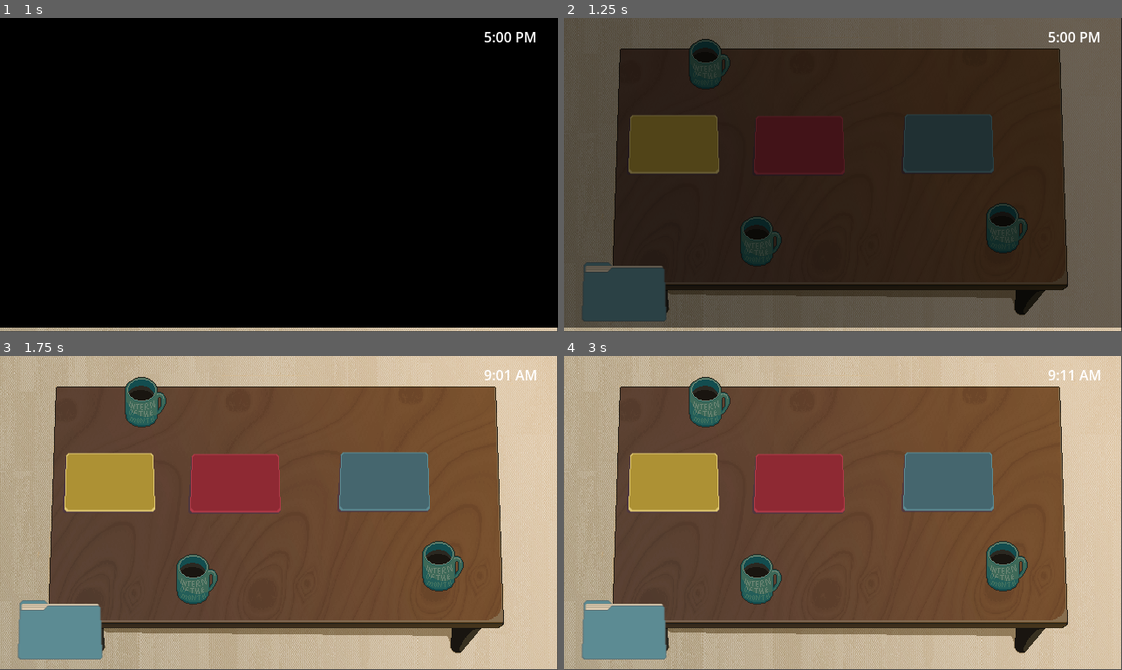
Above: before the commit, frames 1-4 (two rows, left to right).
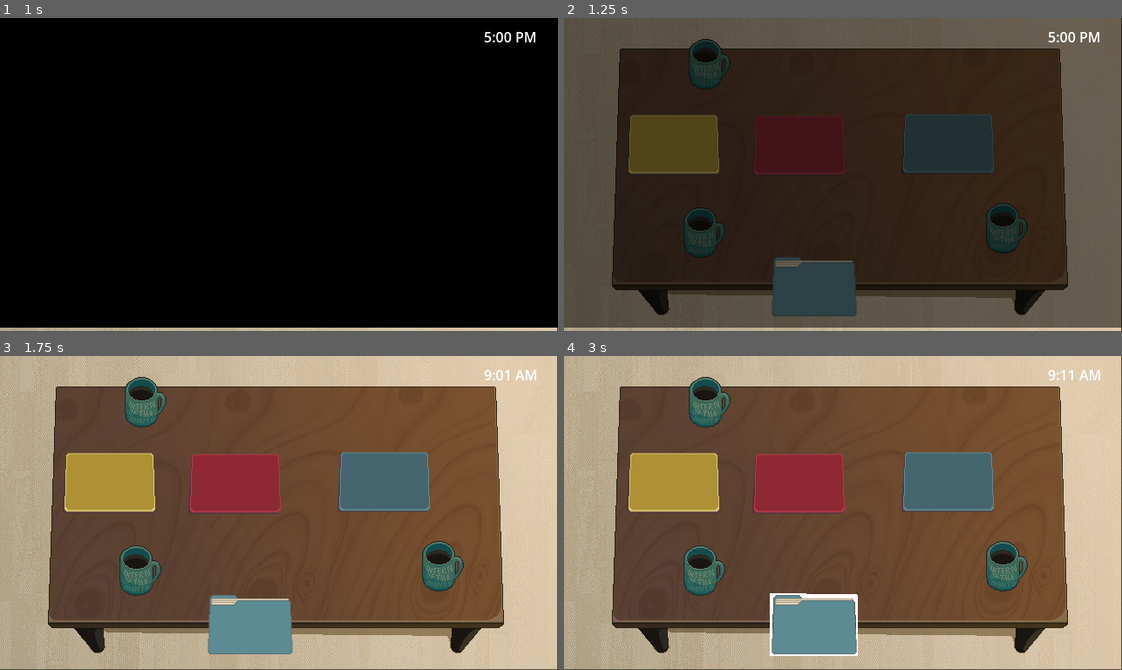
Above: after the commit, the same moments.

Repository: milk9111/godot-wild-jam-79
Game: Godot game, scene res://game.tscn
The game is run twice, just before and just after one commit, with the same random seed, the same clock (stepped at 60 frames per second) and the same inputs.
Inputs (mouse positions are in pixels of both pictures, inside the frame that each line leads up to):
- Up to frame 1 (1 s): tap Enter at 0.5 s; move the mouse to (401, 159) at 0.52 s
- Up to frame 2 (1.25 s): no input
- Up to frame 3 (1.75 s): move the mouse to (167, 528) at 1.27 s
- Up to frame 4 (3 s): tap Space (debug_nudged_obstacle) at 2 s; move the mouse to (898, 443) at 2.02 s; move the mouse to (815, 575) at 2.77 s

Frame 1 is identical in both runs. In frame 2, 6.2% of the frame differs, in the area x 3-53%, y 60-97%; in frame 3, 7.2%; in frame 4, 7.6%.

Commit message:
single spawn queue, improved mouse behavior

Diff:
--- a/clickable_object.gd
+++ b/clickable_object.gd
@@ -2,12 +2,13 @@
 class_name ClickableObject
 
 
-const CLICK_THRESHOLD: float = 20.0
-const TWEEN_THRESHOLD: float = 40.0
-const SPEED: float = .25
-const MOVE_SPEED: float = 300.0
-
-enum State {SPAWNED,CLICKED,DROPPED,STACKED}
+const CLICK_THRESHOLD: float = 60.0
+const LERP_THRESHOLD: float = 30.0
+const SPEED: float = .05
+const ACCELERATION:float = 500.0
+const MOVE_SPEED: float = 500.0
+const SMOOTHING_FACTOR:float = 1
+enum State {SPAWNED,CLICKED,DROPPED,STACKED,QUEUED}
 enum Colors {BLUE,RED,YELLOW}
 var color: Colors:
 	set(new_color):
@@ -67,12 +68,14 @@
 					state = State.CLICKED
 			target_pos = final_pos
 			set_shader()
-			move(delta)
+			#move(delta)
 		3:
 			is_held = false
 			z_index = 0
 			detect_area.monitorable = false
 			set_shader()
+		4:
+			pass
 
 
 func set_shader():
@@ -88,16 +91,18 @@
 	var mouse_position = get_viewport().get_mouse_position()
 	var direction = (mouse_position - global_position).normalized()
 
-	if global_position.distance_to(target_pos) > TWEEN_THRESHOLD:
-		move_tween = create_tween()
-		var target_velocity = direction * MOVE_SPEED
-		move_tween.tween_property(self, "velocity", target_velocity, SPEED)
-	elif global_position.distance_to(target_pos) < TWEEN_THRESHOLD and global_position.distance_to(target_pos) > CLICK_THRESHOLD:
-		velocity = direction * MOVE_SPEED
-	elif global_position.distance_to(target_pos) < CLICK_THRESHOLD:
-		velocity = Vector2.ZERO
+	velocity += direction * ACCELERATION
+
+	if velocity.length() > MOVE_SPEED:
+		velocity = velocity.normalized() * MOVE_SPEED
+
+	if (mouse_position - global_position).length() < LERP_THRESHOLD and (mouse_position - global_position).length() >= 10:
+			#velocity = Vector2.ZERO
+			velocity = lerp(velocity, Vector2.ZERO, SMOOTHING_FACTOR)
+	if (mouse_position - global_position).length() < 10:
+			velocity = Vector2.ZERO
+			#velocity = lerp(velocity, Vector2.ZERO, SMOOTHING_FACTOR)
 	move_and_slide()
-
 
 func _input(event):
 	if state == State.SPAWNED or state == State.DROPPED:
--- a/day_level_class.gd
+++ b/day_level_class.gd
@@ -3,30 +3,10 @@
 
 class_name DayLevel
 
-const CLICKABLE_FOLDER = preload("res://clickable_folder.tscn")
 @onready var ambience = $Ambience
 @onready var music = $Music
-@onready var spawn_timer = $SpawnTimer
-@onready var spawn_points: Array = $Spawns.get_children()
 
 func _ready():
 	ambience.play()
-	spawn_timer.start()
-	spawn_object()
+
 	music.play()
-
-func _on_spawn_timer_timeout():
-	spawn_object()
-
-func spawn_object():
-	var spawn_point = spawn_points.pick_random()
-	var spawn_point_children_array = spawn_point.get_children()
-	var object_spawn = CLICKABLE_FOLDER.instantiate()
-	if spawn_point_children_array.size() == 2 :
-		spawn_point.add_child(object_spawn)
-		object_spawn.position = Vector2(-30,0)
-	elif spawn_point_children_array.size() == 3 :
-		spawn_point.add_child(object_spawn)
-		object_spawn.position = Vector2(-60,0)
-	else:
-		spawn_point.add_child(object_spawn)
--- a/day_one.tscn
+++ b/day_one.tscn
@@ -8,6 +8,7 @@
 [ext_resource type="Texture2D" uid="uid://p7b3rtttf3of" path="res://Assets/Art/Desk_Background.png" id="6_n4m20"]
 [ext_resource type="AudioStream" uid="uid://43bxp4m5qat" path="res://Assets/Sound/UnpaidIntern_RoomTone_SFX.ogg" id="6_ygvcp"]
 [ext_resource type="AudioStream" uid="uid://b8ucflspdavth" path="res://Assets/Sound/UnpaidIntern_Music.ogg" id="7_mg7ih"]
+[ext_resource type="Script" uid="uid://2i1afvunh7f6" path="res://spawn_manager.gd" id="8_urjdr"]
 
 [sub_resource type="AtlasTexture" id="AtlasTexture_urjdr"]
 atlas = ExtResource("3_ygvcp")
@@ -70,7 +71,7 @@
 sfx_moved = SubResource("AudioStreamRandomizer_n4m20")
 
 [node name="Clutter3" parent="." instance=ExtResource("3_k2a70")]
-position = Vector2(226, 259)
+position = Vector2(161, 249)
 mass = 100.0
 sfx_moved = SubResource("AudioStreamRandomizer_ygvcp")
 
@@ -80,30 +81,21 @@
 [node name="Music" type="AudioStreamPlayer2D" parent="."]
 stream = ExtResource("7_mg7ih")
 
-[node name="SpawnTimer" type="Timer" parent="."]
+[node name="Held" type="Node2D" parent="."]
+
+[node name="SpawnManager" type="Node2D" parent="."]
+script = ExtResource("8_urjdr")
+
+[node name="SpawnTimer" type="Timer" parent="SpawnManager"]
 wait_time = 7.0
 
-[node name="Spawns" type="Node2D" parent="."]
+[node name="Spawn" type="Node2D" parent="SpawnManager"]
+position = Vector2(287, 311)
 
-[node name="Spawn1" type="Node2D" parent="Spawns"]
-position = Vector2(62, 36)
-
-[node name="Spawn1Marker" type="Marker2D" parent="Spawns/Spawn1"]
-
-[node name="Spawn2" type="Node2D" parent="Spawns"]
-position = Vector2(521, 50)
-
-[node name="Spawn2Marker" type="Marker2D" parent="Spawns/Spawn2"]
-
-[node name="Spawn3" type="Node2D" parent="Spawns"]
-position = Vector2(521, 344)
-
-[node name="Spawn3Marker" type="Marker2D" parent="Spawns/Spawn3"]
-
-[node name="Spawn4" type="Node2D" parent="Spawns"]
-position = Vector2(69, 317)
-
-[node name="Spawn4Marker" type="Marker2D" parent="Spawns/Spawn4"]
+[node name="Queue" type="Node2D" parent="SpawnManager"]
+z_index = -1
+y_sort_enabled = true
+position = Vector2(310, 314)
 
 [node name="Boundaries" type="Node2D" parent="."]
 
@@ -146,8 +138,8 @@
 shape = SubResource("SegmentShape2D_k2a70")
 
 [node name="Desk" type="Sprite2D" parent="."]
-z_index = -1
+z_index = -2
 position = Vector2(319, 182)
 texture = ExtResource("6_n4m20")
 
-[connection signal="timeout" from="SpawnTimer" to="." method="_on_spawn_timer_timeout"]
+[connection signal="timeout" from="SpawnManager/SpawnTimer" to="SpawnManager" method="_on_spawn_timer_timeout"]
--- /dev/null
+++ b/spawn_manager.gd
@@ -0,0 +1,39 @@
+extends Node2D
+
+const CLICKABLE_FOLDER = preload("res://clickable_folder.tscn")
+@onready var spawn_timer = $SpawnTimer
+@onready var queue = $Queue
+@onready var spawn = $Spawn
+
+func _ready():
+	spawn_object()
+	spawn_timer.start()
+
+func _process(delta):
+	if queue.get_children():
+		if spawn.get_children().size() == 0:
+			var node_to_add = queue_up()
+			node_to_add.state = 0
+			node_to_add.call_deferred("reparent",spawn)
+			node_to_add.global_position = spawn.global_position
+
+func _on_spawn_timer_timeout():
+	spawn_object()
+
+func spawn_object():
+	var object_to_spawn = CLICKABLE_FOLDER.instantiate()
+	object_to_spawn.state = 4
+	queue.add_child(object_to_spawn)
+	organize_queue()
+func queue_up():
+	var queued_scenes:Array = queue.get_children()
+	var next_up = queued_scenes.pop_front()
+	return next_up
+
+func organize_queue():
+	var shift_counter: Vector2 = Vector2(0,0)
+	for item in queue.get_children():
+		item.position = shift_counter
+	for item in queue.get_children():
+		item.position += shift_counter
+		shift_counter+=Vector2(10,-5)
--- a/stack.gd
+++ b/stack.gd
@@ -78,8 +78,9 @@
 							check_stack.stop()
 							sfx.stream = unsuccessful_placement_sfx
 							sfx.play()
-						area.get_parent().state = 3
-						area.reparent(children)
+						var parent = area.get_parent()
+						parent.state = 3
+						parent.reparent(children)
 
 
 
Not shown: 1 places in day_one.tscn that only renumber resources
Not shown, added: spawn_manager.gd.uid
